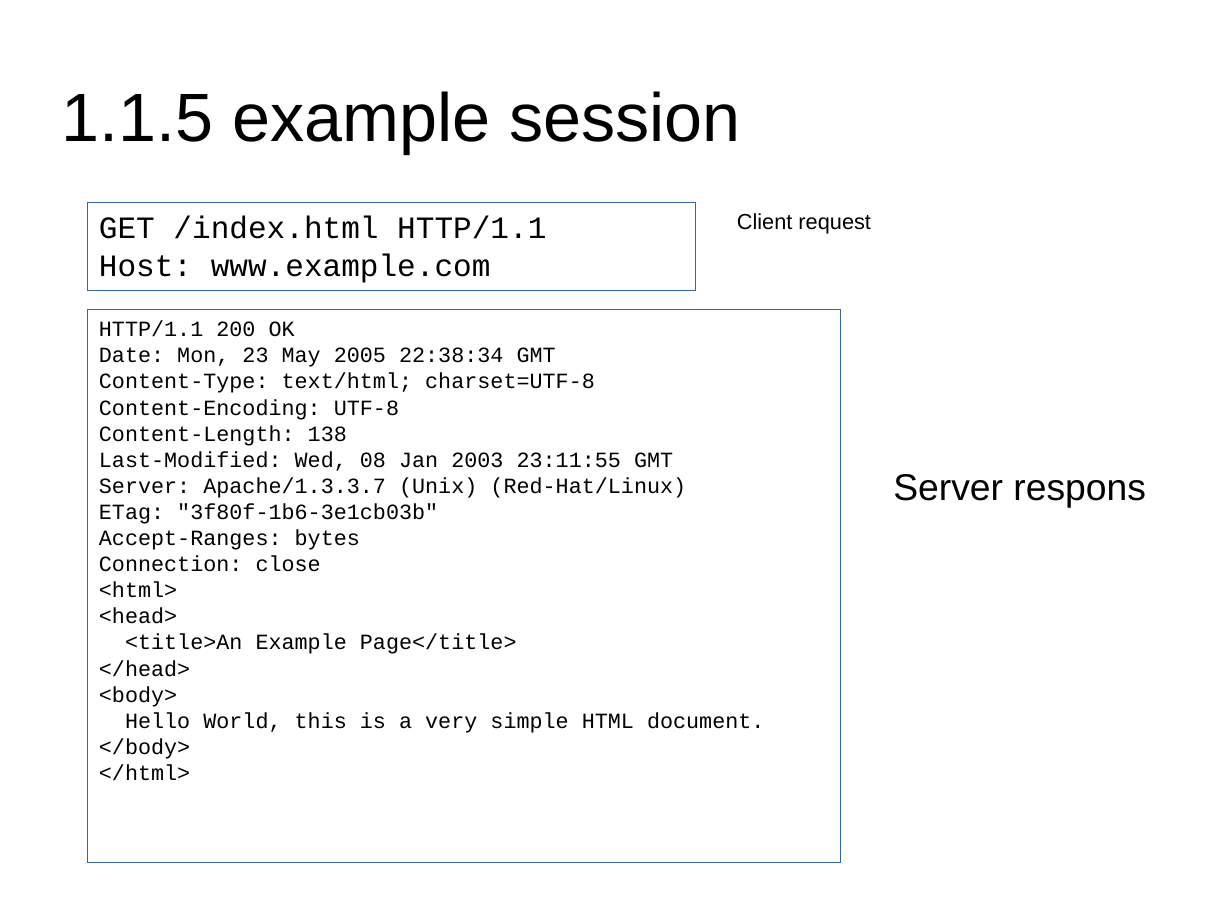
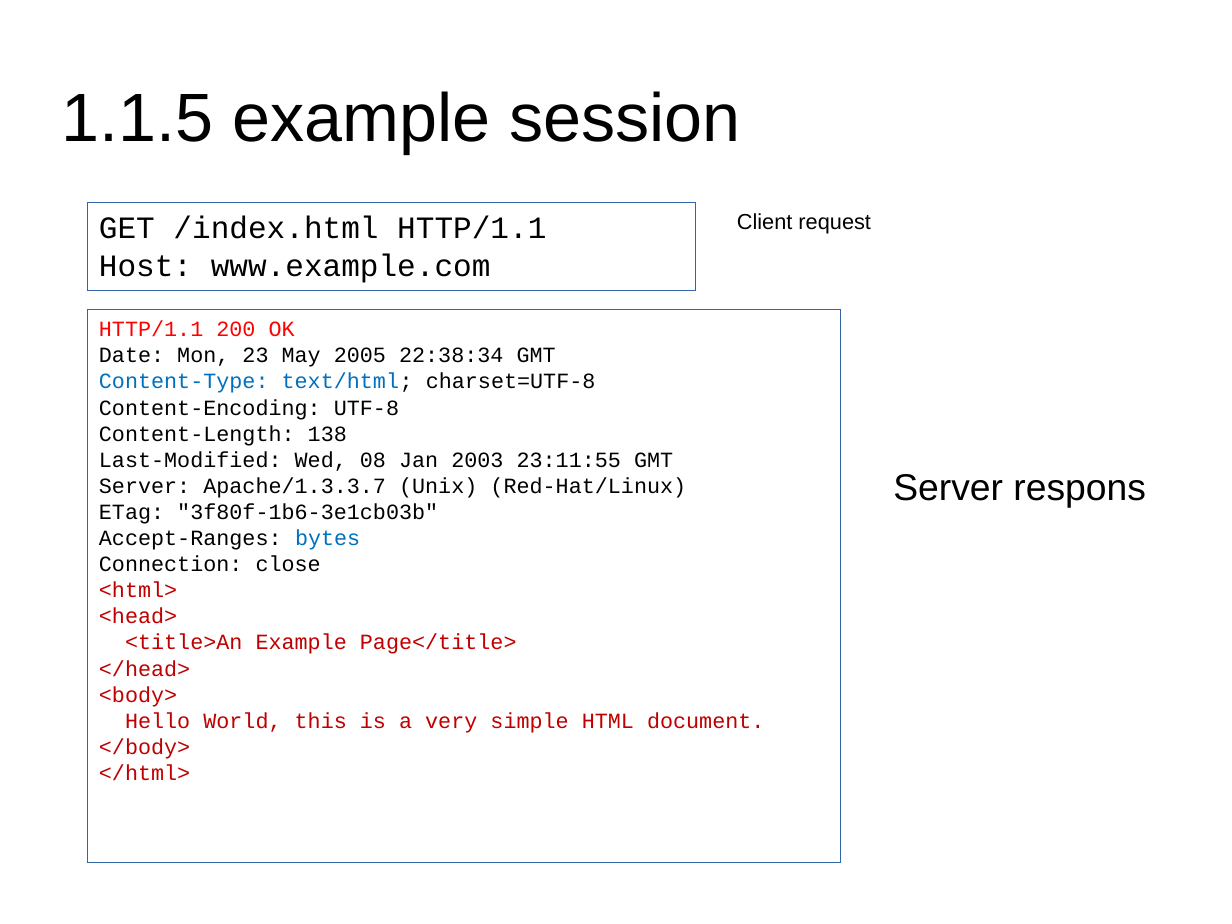
Before and after one commit to masterfish2015/my_project, a slide deck: slide 9 of teaching/javascript_html_server_and_client.pptx. Drawn at 1232x924 pixels with LibreOffice and Linux fonts; fonts in the diff are those of the drawing. Boxes give left, top, right and bottom in pixels: in the first picture for what was removed or moved away, otherwise in the second. Text is boxed around its words. In the diff, an @@ line names an element or a change of style, - is before the commit and + after.

```diff
--- a/teaching/javascript_html_server_and_client.pptx
+++ b/teaching/javascript_html_server_and_client.pptx
@@ text in rectangle at (x1=99, y1=321, x2=764, y2=781): text colour #000000 to #FF0000 in "HTTP/1.1 200 OK"; text colour #000000 to #0070C0 in "Content-Type: text/html;", "bytes"; text colour #000000 to #C00000 in "<html>", "<head>", "<title>An Example Page</title>", "</head>" and 4 more places @@
```
Also in this commit, not shown: 2 other slides changed, 53 slides added, 2 other files.
